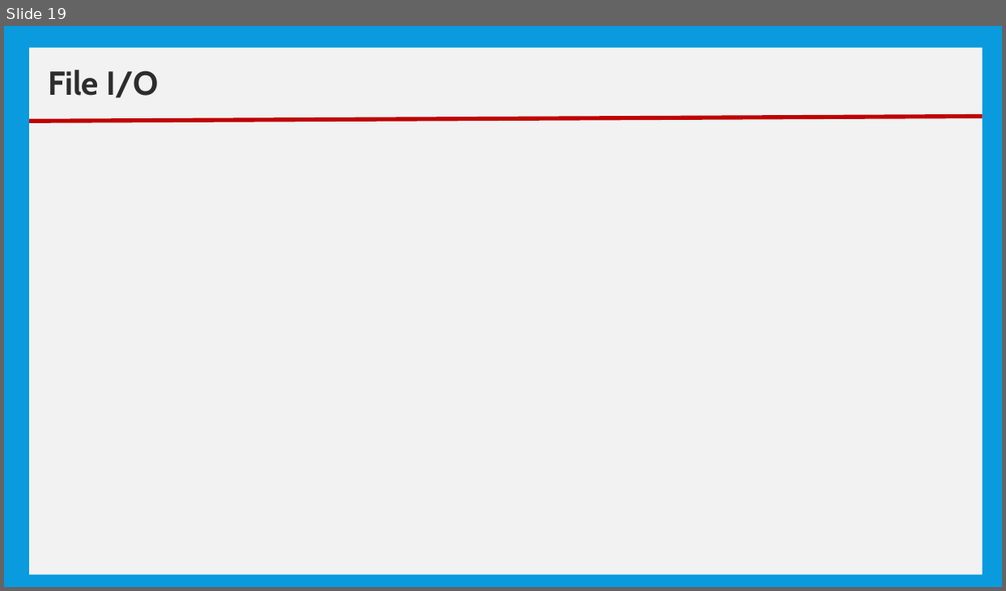
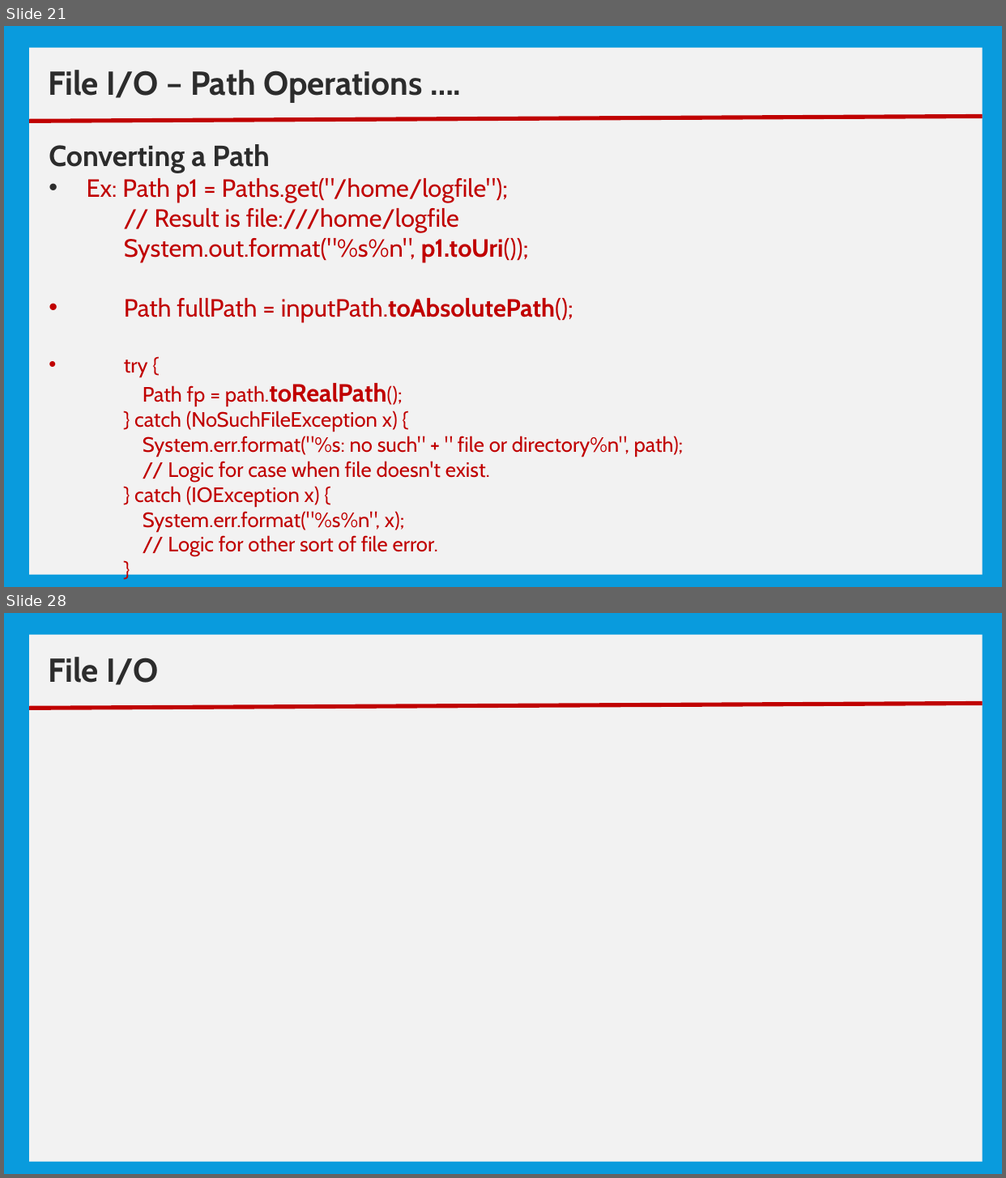
Before and after one commit to nmsgit1234/TechnicalDocs, a slide deck: training/core_java/10_Basic IO.pptx. Shown one above the other, each under a label of ours: slide 19 before the commit, slides 21 and 28 after it; the slides between them are not shown. The pictures are 1006x591 and 1006x1178 pixels, drawn with LibreOffice and Linux fonts; fonts in the diff are those of the drawing. Boxes give left, top, right and bottom in pixels: in the first picture for what was removed or moved away, otherwise in the second. Text is boxed around its words. In the diff, an @@ line names an element or a change of style, - is before the commit and + after.

```diff
--- a/training/core_java/10_Basic IO.pptx
+++ b/training/core_java/10_Basic IO.pptx
@@ slide 21 added at (4,26,1002,587), background #099BDD @@
@@ rectangle added at (29,48,982,575), fill #F2F2F2 @@
@@ text added at (48,70,423,102), 32 pt, text #2C2C2C, bold @@
+File I/O – Path Operations ….
@@ line added from (29, 121) to (982, 117), #C00000 4 pt @@
@@ text added at (49,144,684,557), 20 pt, text #C00000 @@
+Converting a Path
+• Ex: Path p1 = Paths.get("/home/logfile");
+// Result is file:///home/logfile
+System.out.format("%s%n", p1.toUri());
+• Path fullPath = inputPath.toAbsolutePath();
+    • try {
+    Path fp = path.toRealPath();
+    } catch (NoSuchFileException x) {
+    System.err.format("%s: no such" + " file or directory%n", path);
+    // Logic for case when file doesn't exist.
+    } catch (IOException x) {
+    System.err.format("%s%n", x);
+    // Logic for other sort of file error.
+    }
@@ what was slide 19 is now slide 28 @@
```
Also in this commit, not shown: 1 slide changed, 8 other slides added, 3 other files.
